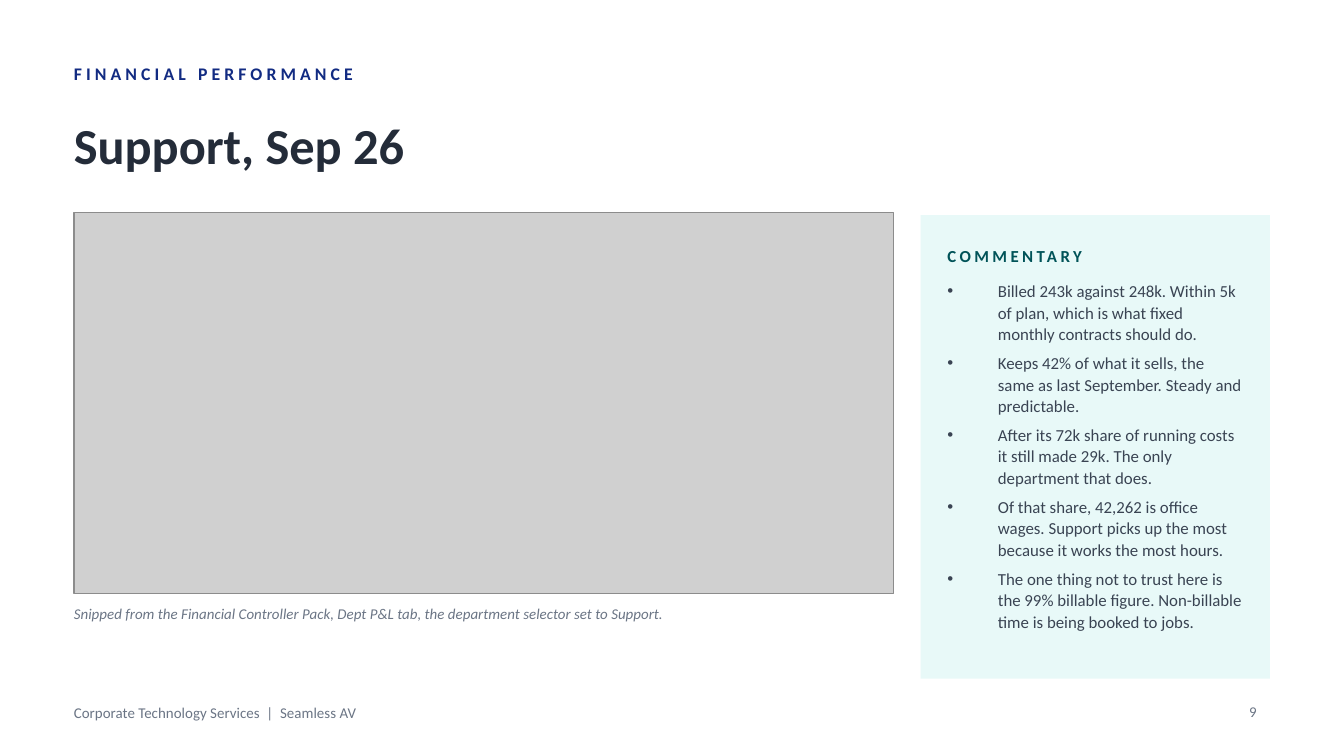
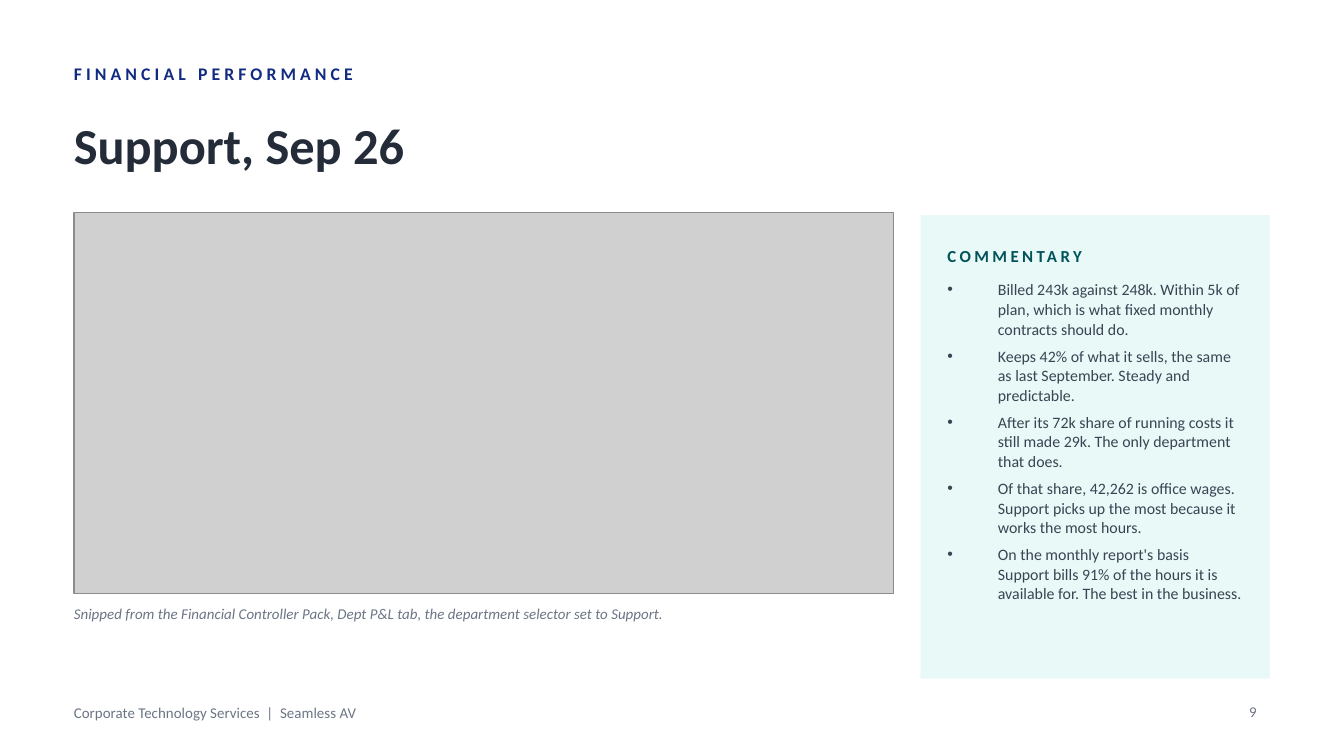
Before and after one commit to WesleyNelson-O33/Claude, a slide deck: slide 9 of deck/CTS Monthly Business Review - September 2026.pptx. Drawn at 1344x756 pixels with LibreOffice and Linux fonts; fonts in the diff are those of the drawing; grey boxes stand for pictures. Boxes give left, top, right and bottom in pixels: in the first picture for what was removed or moved away, otherwise in the second. Text is boxed around its words. In the diff, an @@ line names an element or a change of style, - is before the commit and + after.

```diff
--- a/deck/CTS Monthly Business Review - September 2026.pptx
+++ b/deck/CTS Monthly Business Review - September 2026.pptx
@@ text at (998,284,1239,533): size 9 to 8.5 pt in "Billed 243k against 248k. Within 5k of ...", "Keeps 42% of what it sells, the ...", "After its 72k share of running costs ...", "Of that share, 42,262 is office wages. ..."; line spacing 11.5pt to 10.5pt @@
@@ text at (998,549,1241,599): text changed; size 9 to 8.5 pt @@
-• The one thing not to trust here is the 99% billable figure. Non-billable time is being booked to jobs.
+• On the monthly report's basis Support bills 91% of the hours it is available for. The best in the business.
```
Also in this commit, not shown: 4 other slides changed, 1 slide added, 19 other files.
